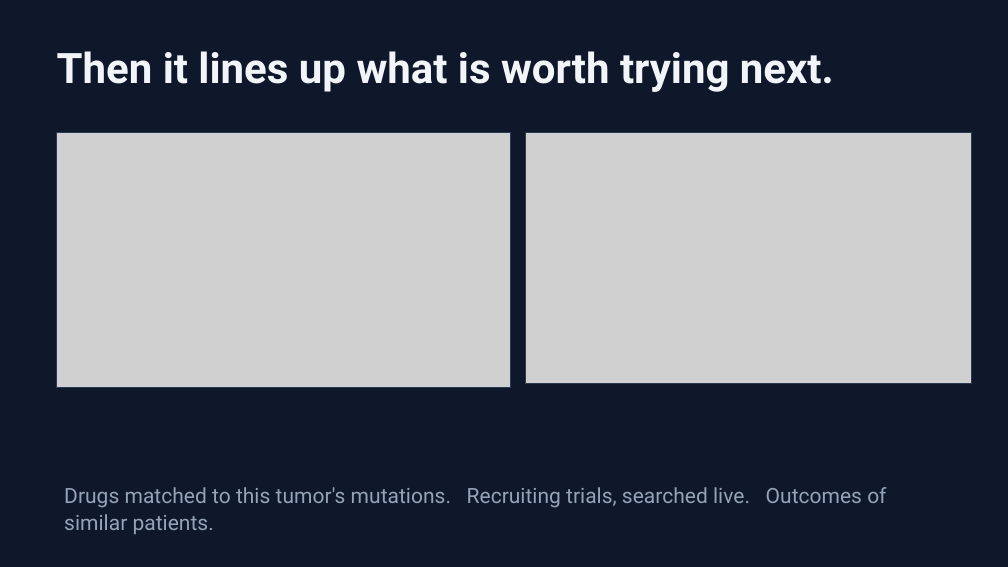
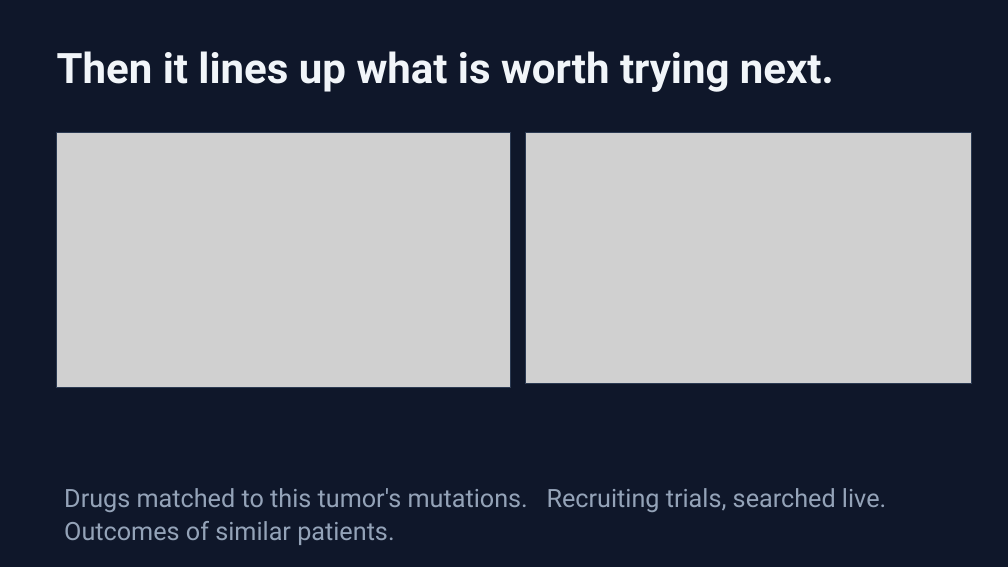
Before and after one commit to dev-abhinavmishra/resistanceai, a slide deck: slide 7 of ResistanceAI_Presentation_v9.pptx. Drawn at 1008x567 pixels with LibreOffice and Linux fonts; fonts in the diff are those of the drawing; grey boxes stand for pictures. Boxes give left, top, right and bottom in pixels: in the first picture for what was removed or moved away, otherwise in the second. Text is boxed around its words. In the diff, an @@ line names an element or a change of style, - is before the commit and + after.

```diff
--- a/ResistanceAI_Presentation_v9.pptx
+++ b/ResistanceAI_Presentation_v9.pptx
@@ text "Drugs matched to this tumor's ..." at <box>64,488,886,545</box>: size 20 to 24 pt @@
```
Also in this commit, not shown: 6 other slides changed, 1 other file.
